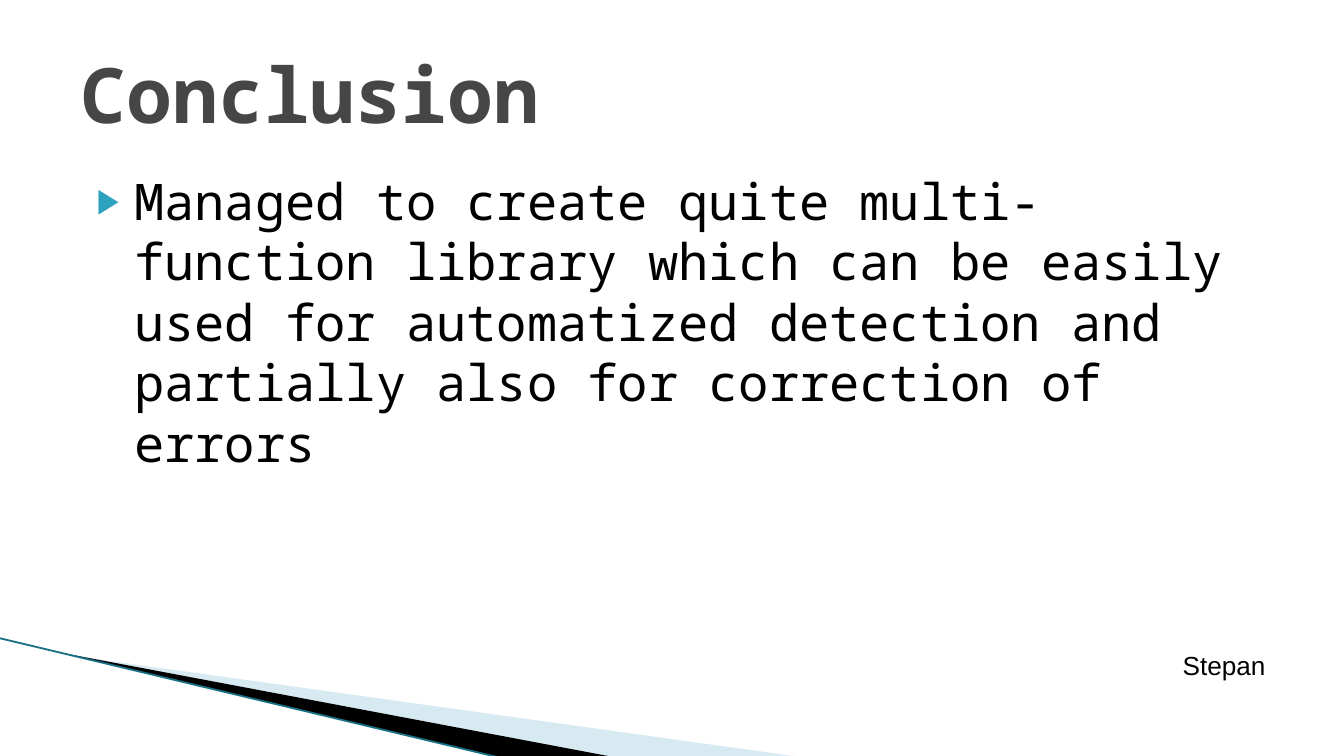
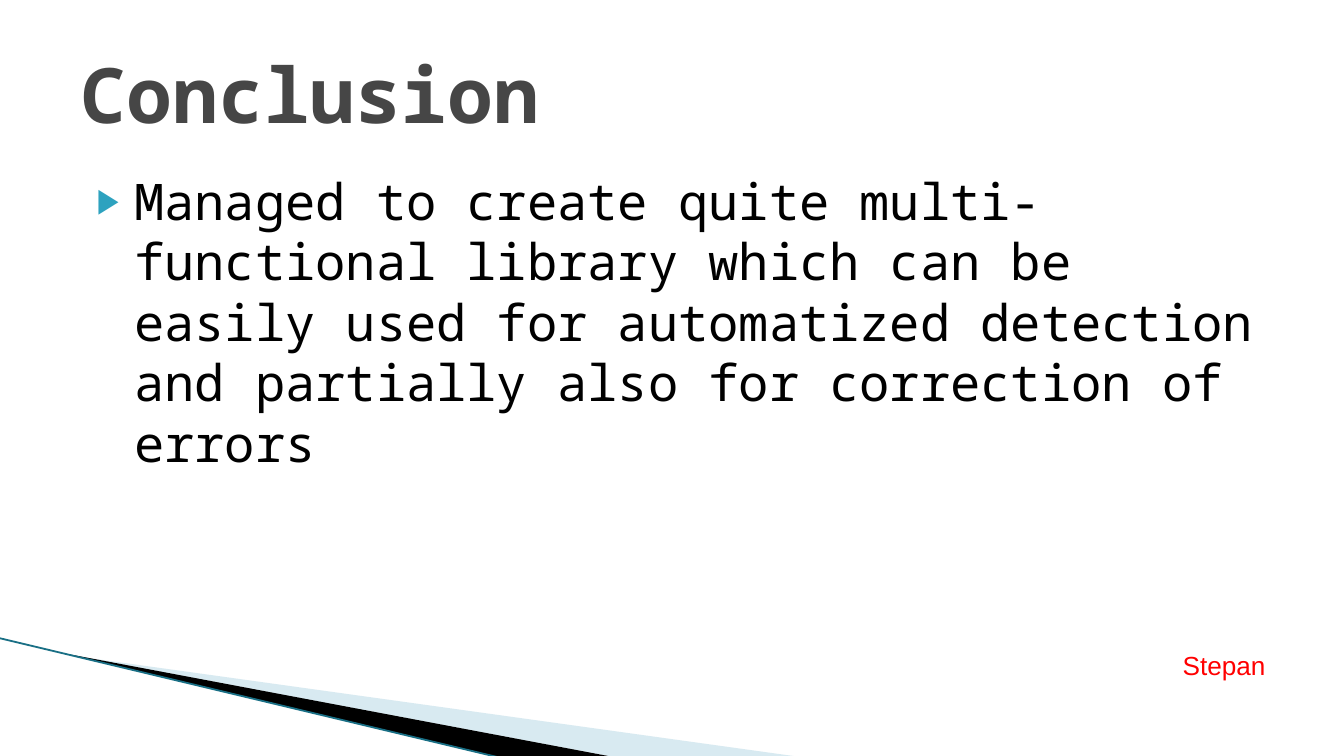
Before and after one commit to macejova/Ecox-seminar-project, a slide deck: slide 16 of prez/Macejovsky_Pardubicky_prez.pptx (slide 15 before the commit). Drawn at 1344x756 pixels with LibreOffice and Linux fonts; fonts in the diff are those of the drawing; background and template pictures are left out. Boxes give left, top, right and bottom in pixels: in the first picture for what was removed or moved away, otherwise in the second. Text is boxed around its words. In the diff, an @@ line names an element or a change of style, - is before the commit and + after.

```diff
--- a/prez/Macejovsky_Pardubicky_prez.pptx
+++ b/prez/Macejovsky_Pardubicky_prez.pptx
@@ text at [134, 181, 1253, 463]: text changed @@
-▶ Managed to create quite multi-function library which can be easily used for automatized detection and partially also for correction of errors
+▶ Managed to create quite multi-functional library which can be easily used for automatized detection and partially also for correction of errors
@@ text "Stepan" at [1183, 656, 1266, 681]: text colour #000000 to #FF0000 @@
```
Also in this commit, not shown: 11 other slides changed, 2 slides added, 1 slide removed.
